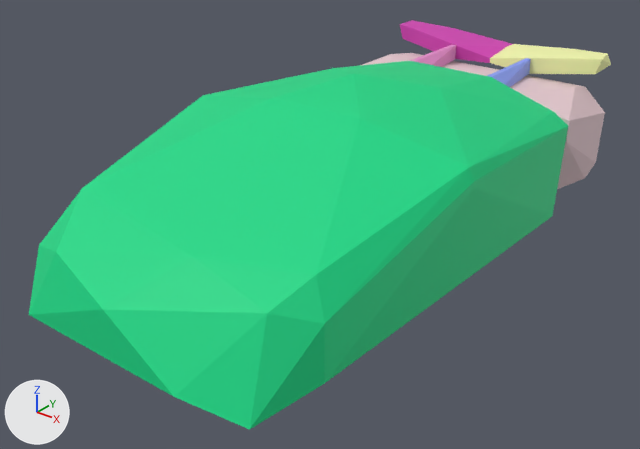
One commit to the OBJ model DX12App/Models/Car_Body_Convex_Hull.obj: the scene before it, then after it.
One viewpoint serves both versions: a 50 mm lens placed at (28.6, -40.0, 20.2), pointed at (-0.8, -3.2, -2.6). Every picture has the same lights, and +X, +Y and +Z are marked at lower left. Where no turn or scale is listed for an object, it has been applied to the vertices.

In view in the first picture: 'Body_hull_2', 'Body_hull_3', 'Body_hull_4', 'Body_hull_5', 'Body_hull_6', 'Body_hull_7'.
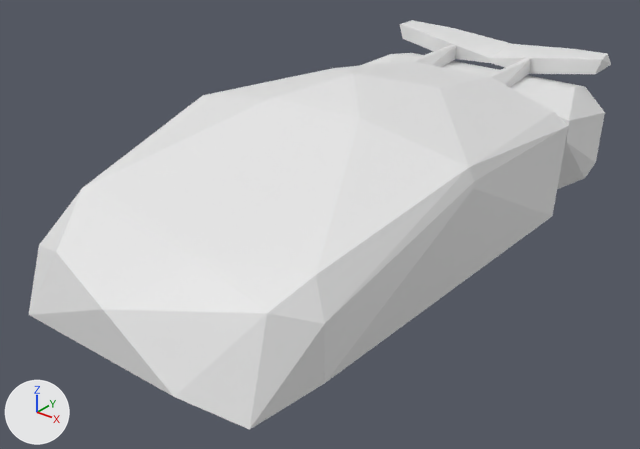
The change in detail:
me_body_hull_2 has 32 vertices, 60 faces and spans x -9.6..9.5, y -19.7..9.3, z -3.7..5.8.
me_body_hull_2 no longer uses material mat_shape_001 (green #00d886).
me_body_hull_4 has 21 vertices, 38 faces and spans x -7.9..-0.4, y 14.78..18.87, z 3.1..4.81.
me_body_hull_4 no longer uses material mat_shape_003 (pink #d13fb3).
me_body_hull_5 has 10 vertices, 16 faces and spans x -3.81..-2.1, y 9.32..14.78, z 3.1..4.13.
me_body_hull_5 no longer uses material mat_shape_004 (pink #e88ecd).
me_body_hull_6 has 22 vertices, 40 faces and spans x -0.4..7.79, y 14.78..18.87, z 3.1..4.81.
me_body_hull_6 no longer uses material mat_shape_005 (beige #f5f9ad).
me_body_hull_7 has 10 vertices, 16 faces and spans x 1.99..3.7, y 9.32..14.78, z 3.1..4.13.
me_body_hull_7 no longer uses material mat_shape_006 (blue #8ea2f5).

Pixel boxes [x1, y1, x2, y2] of what changed, in the pictures (640 x 449 px):
'Body_hull_2', recoloured (green to white): [29, 61, 568, 430] in both
'Body_hull_6', recoloured (beige to white): [490, 44, 611, 74] in both
'Body_hull_4', recoloured (pink to white): [399, 20, 512, 63] in both
'Body_hull_7', recoloured (blue to grey): [488, 58, 531, 87] in both
'Body_hull_5', recoloured (pink to grey): [410, 45, 456, 67] in both
